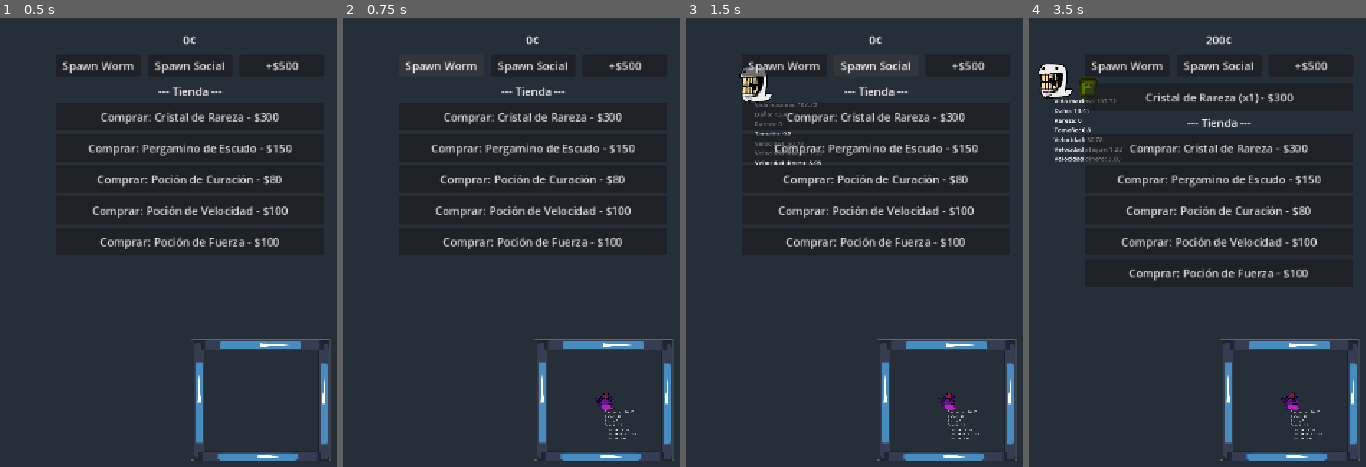
Above: before the commit, frames 1-4 (left to right).
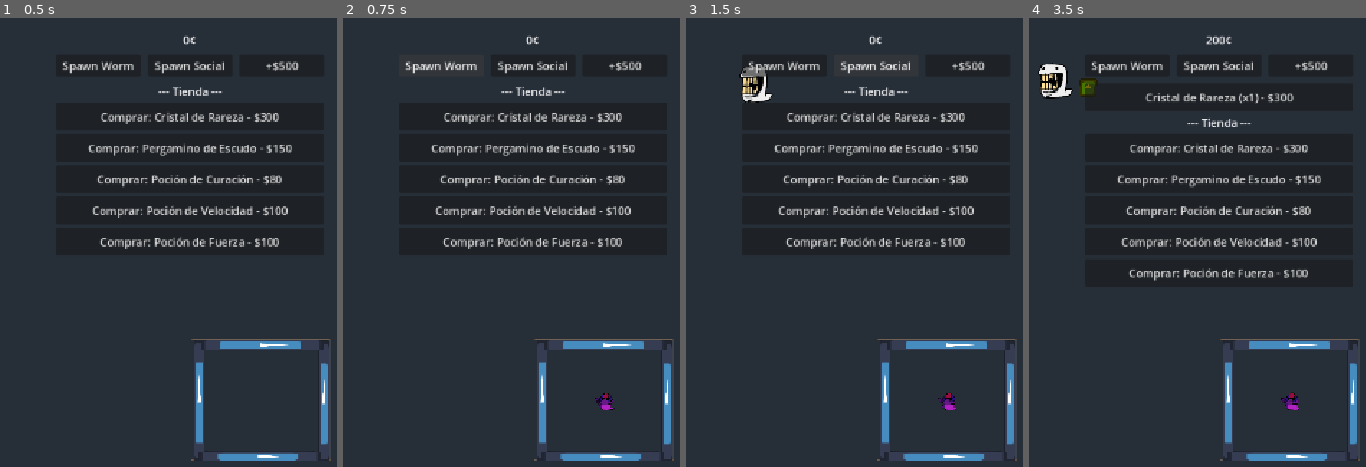
Above: after the commit, the same moments.

Repository: KingPandX/gusanos
Game: Godot game, scene res://main_screen/game_screen.tscn
Two runs of this game, one before a commit and one after it. Both use one fixed random seed, a clock stepped at 60 frames per second and the inputs below. The engine's default icon, where the game draws it, is replaced by a stand-in: a white triangle on a blue panel in a dark square.
Inputs:
- Up to frame 1 (0.5 s): no input
- Up to frame 2 (0.75 s): click "Spawn Worm" at 0.5 s
- Up to frame 3 (1.5 s): click "Spawn Social" at 1.25 s
- Up to frame 4 (3.5 s): click "+$500" at 2 s; click "Comprar: Cristal de Rareza - …" at 2.75 s

Frame 1 is identical in both runs. In frame 2, less than 0.1% of the frame differs, in the area x 77-87%, y 87-94%; in frame 3, 0.6%; in frame 4, 0.7%, in the area x 7-87%, y 18-94%.

Commit message:
feat: detectar hover sobre worms con señales mouse_entered/mouse_exited

Diff:
--- a/show_worm_data.gd
+++ b/show_worm_data.gd
@@ -1,5 +1,5 @@
 extends Control
-
+class_name Show_Data
 
 var worm_data: Worm_Data = null
 var hp = Label.new()
@@ -19,6 +19,14 @@
 	$VBoxContainer.add_child(attackSPD)
 	$VBoxContainer.add_child(moneySPD)
 
+func show_data(_worm_data : Worm_Data):
+	worm_data = _worm_data
+	show()
+	show_worm_data()
+
+func hide_data():
+	hide()
+
 func show_worm_data() -> void:
 	if worm_data == null:
 		return
--- a/worms/worm.gd
+++ b/worms/worm.gd
@@ -40,10 +40,14 @@
 var is_being_dragged: bool = false
 var drag_preview: Control = null
 
+# Hover
+@onready var show_worm_data: Show_Data = $ShowWormData
+
 # Efectos activos
 var active_effects: Array[Dictionary] = []
 
 func _ready() -> void:
+	input_pickable = true
 	add_to_group("worms")
 	hp = worm_data.hp_max
 	max_speed = worm_data.speed
@@ -56,9 +60,10 @@
 	money.timeout.connect(add_money)
 	money.wait_time = worm_data.cooldown_money
 	worm_data.worm = self
+	mouse_entered.connect(show_worm_data.show_data.bind(worm_data))
+	mouse_exited.connect(show_worm_data.hide_data)
 
 func _process(delta: float) -> void:
-	show_Data()
 	if is_being_dragged:
 		return
 	_update_effects(delta)
@@ -70,15 +75,6 @@
 	else:
 		sprite.scale = sprite.scale.lerp(Vector2.ONE, delta * 8.0)
 		bop_timer = 0.0
-
-func show_Data() -> void:
-	if !is_being_dragged:
-		print("entrando")
-		$ShowWormData.worm_data = worm_data
-		$ShowWormData.show_worm_data()
-		$ShowWormData.visible = true
-	else:
-		$ShowWormData.visible = false
 
 func _unhandled_input(event: InputEvent) -> void:
 	if event is InputEventMouseButton:
